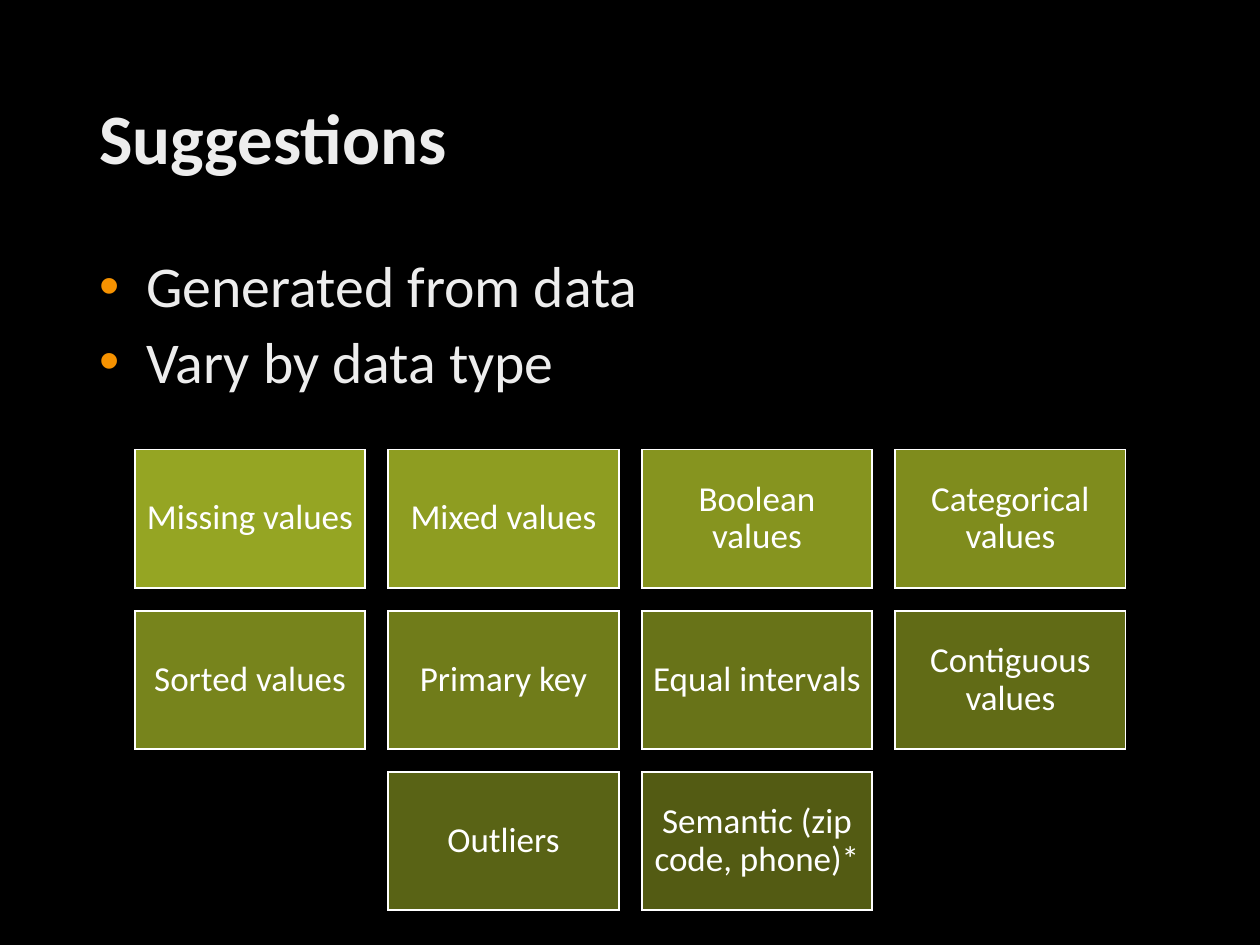
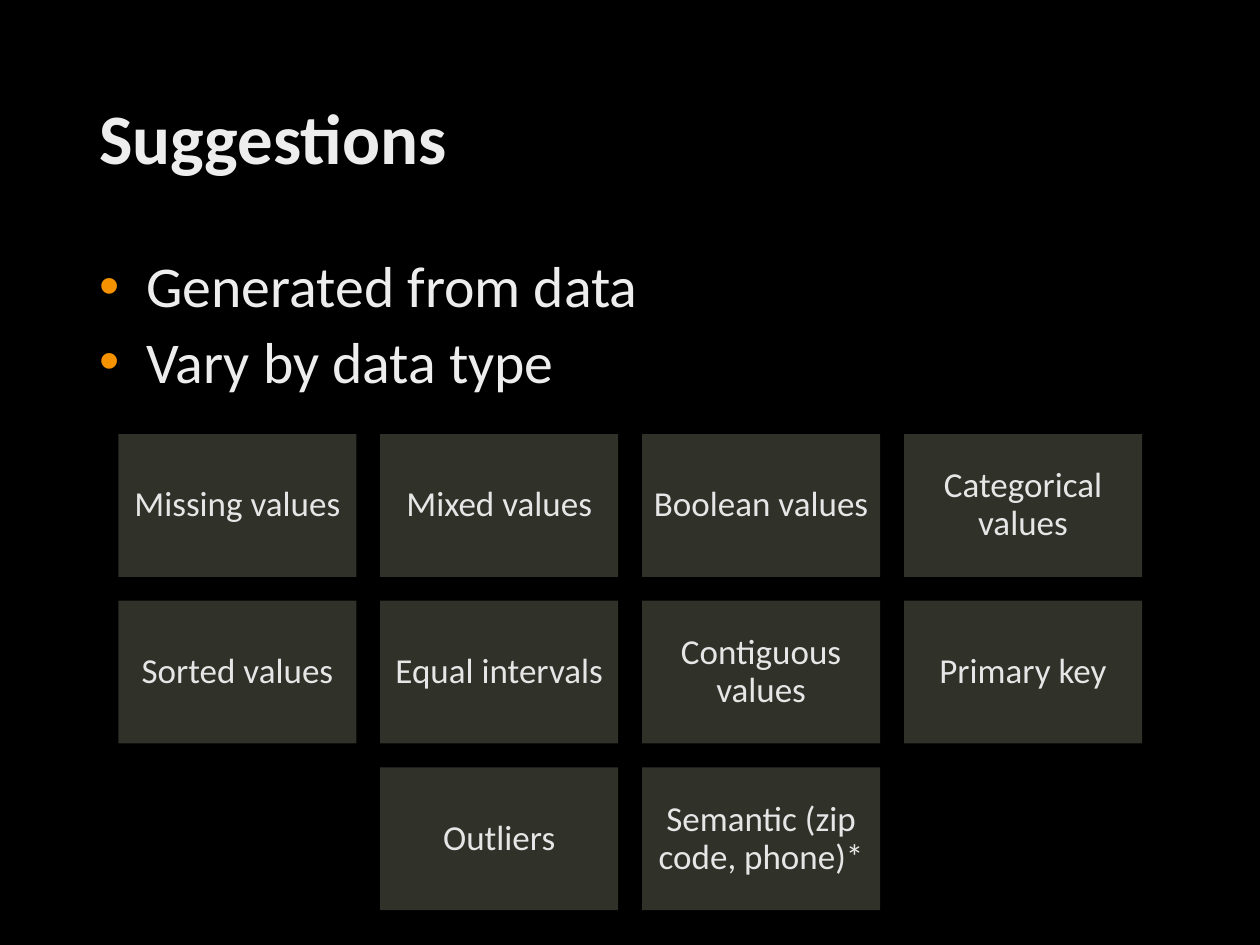
Before and after one commit to jannah/MetaReader, a slide deck: slide 9 of MetaReader.pptx (slide 8 before the commit). Drawn at 1260x945 pixels with LibreOffice and Linux fonts; fonts in the diff are those of the drawing; background and template pictures are left out. Boxes give left, top, right and bottom in pixels: in the first picture for what was removed or moved away, otherwise in the second. Text is boxed around its words. In the diff, an @@ line names an element or a change of style, - is before the commit and + after.

```diff
--- a/MetaReader.pptx
+++ b/MetaReader.pptx
@@ text "Missing values": place and size @@
-text "Missing values" at (147,504,353,535)
+text "Missing values" at (134,491,341,522)
@@ rectangle: place and size @@
-rectangle at (135,450,365,588)
+rectangle at (118,435,357,577)
@@ rectangle at (118,435,357,577): fill #A6B727 at 90% opacity to #F0F5D0 at 20% opacity; outline #FFFFFF 1 pt to none @@
@@ text "Mixed values": place and size @@
-text "Mixed values" at (411,504,597,530)
+text "Mixed values" at (406,491,592,517)
@@ rectangle: place and size @@
-rectangle at (388,450,619,588)
+rectangle at (381,435,619,577)
@@ rectangle at (381,435,619,577): fill #A6B727 at 86% opacity to #F0F5D0 at 20% opacity; outline #FFFFFF 1 pt to none @@
@@ text "Boolean values": place and size @@
-text "Boolean values" at (699,486,816,549)
+text "Boolean values" at (654,491,868,517)
@@ rectangle: place and size @@
-rectangle at (641,450,872,588)
+rectangle at (643,435,881,577)
@@ rectangle at (643,435,881,577): fill #A6B727 at 81% opacity to #F0F5D0 at 20% opacity; outline #FFFFFF 1 pt to none @@
@@ text "Categorical values": place and size @@
-text "Categorical values" at (931,486,1089,549)
+text "Categorical values" at (944,472,1102,536)
@@ rectangle: place and size @@
-rectangle at (895,450,1125,588)
+rectangle at (903,435,1142,577)
@@ rectangle at (903,435,1142,577): fill #A6B727 at 77% opacity to #F0F5D0 at 20% opacity; outline #FFFFFF 1 pt to none @@
@@ text "Sorted values": place and size @@
-text "Sorted values" at (154,666,346,692)
+text "Sorted values" at (142,658,333,684)
@@ rectangle: place and size @@
-rectangle at (135,611,365,750)
+rectangle at (118,601,357,743)
@@ rectangle at (118,601,357,743): fill #A6B727 at 72% opacity to #F0F5D0 at 20% opacity; outline #FFFFFF 1 pt to none @@
@@ text "Equal intervals": place and size @@
-text "Equal intervals" at (653,666,860,697)
+text "Equal intervals" at (395,658,603,689)
@@ rectangle: place and size @@
-rectangle at (388,611,619,750)
+rectangle at (381,601,619,743)
@@ rectangle at (381,601,619,743): fill #A6B727 at 68% opacity to #F0F5D0 at 20% opacity; outline #FFFFFF 1 pt to none @@
@@ text "Contiguous values": place and size @@
-text "Contiguous values" at (930,648,1090,711)
+text "Contiguous values" at (681,640,841,703)
@@ rectangle: place and size @@
-rectangle at (641,611,872,750)
+rectangle at (643,601,881,743)
@@ rectangle at (643,601,881,743): fill #A6B727 at 63% opacity to #F0F5D0 at 20% opacity; outline #FFFFFF 1 pt to none @@
@@ text colour #FFFFFF to #E6E6E6 in 10 elements at (443,825,555,851), (659,806,863,875), (406,491,592,517), (654,491,868,517), (142,658,333,684), (134,491,341,522), (944,472,1102,536), (681,640,841,703), (395,658,603,689), (939,658,1107,689) @@
@@ text "Primary key": place and size @@
-text "Primary key" at (420,666,587,697)
+text "Primary key" at (939,658,1107,689)
@@ rectangle: place and size @@
-rectangle at (895,611,1125,750)
+rectangle at (903,601,1142,743)
@@ rectangle at (903,601,1142,743): fill #A6B727 at 59% opacity to #F0F5D0 at 20% opacity; outline #FFFFFF 1 pt to none @@
@@ rectangle: place and size @@
-rectangle at (388,772,619,911)
+rectangle at (381,767,619,910)
@@ rectangle at (381,767,619,910): fill #A6B727 at 54% opacity to #F0F5D0 at 20% opacity; outline #FFFFFF 1 pt to none @@
@@ rectangle: place and size @@
-rectangle at (641,772,872,911)
+rectangle at (643,767,881,910)
@@ rectangle at (643,767,881,910): fill #A6B727 at 50% opacity to #F0F5D0 at 20% opacity; outline #FFFFFF 1 pt to none @@
```
Also in this commit, not shown: 8 other slides changed, 1 slide added, 1 other file.
